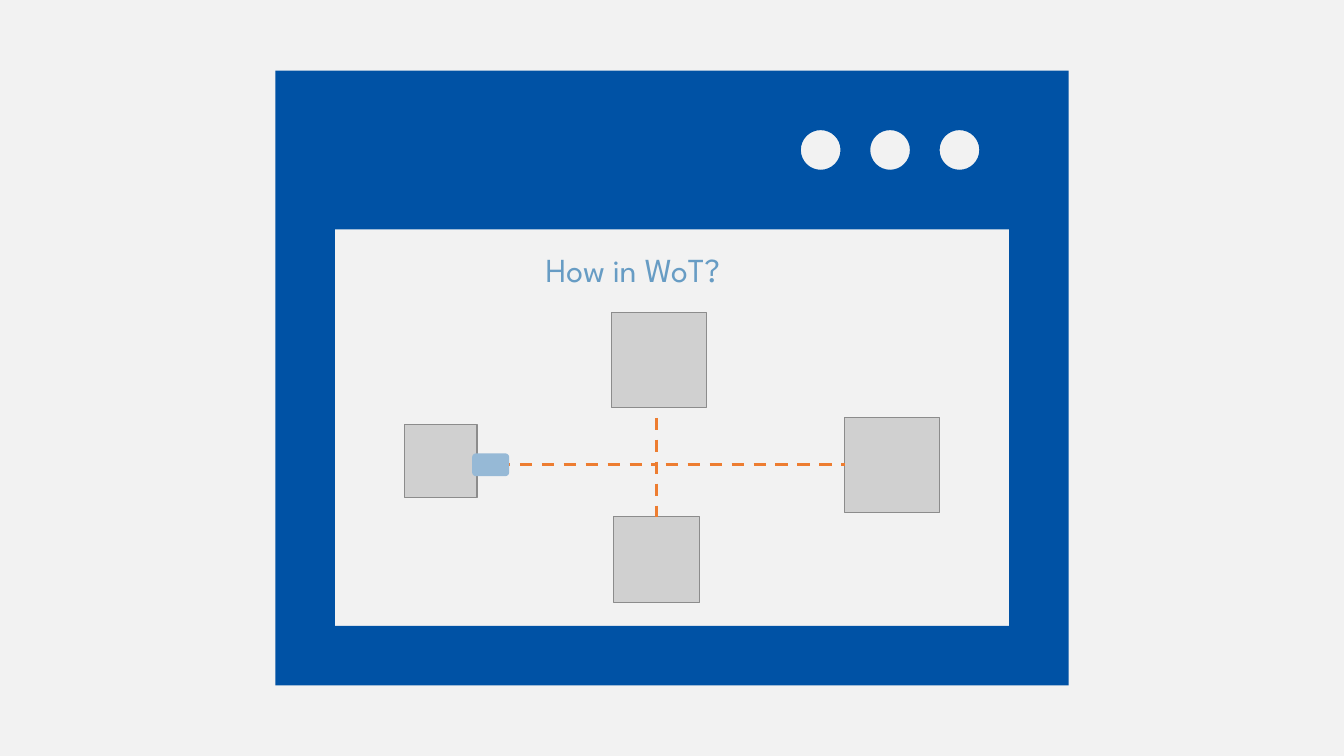
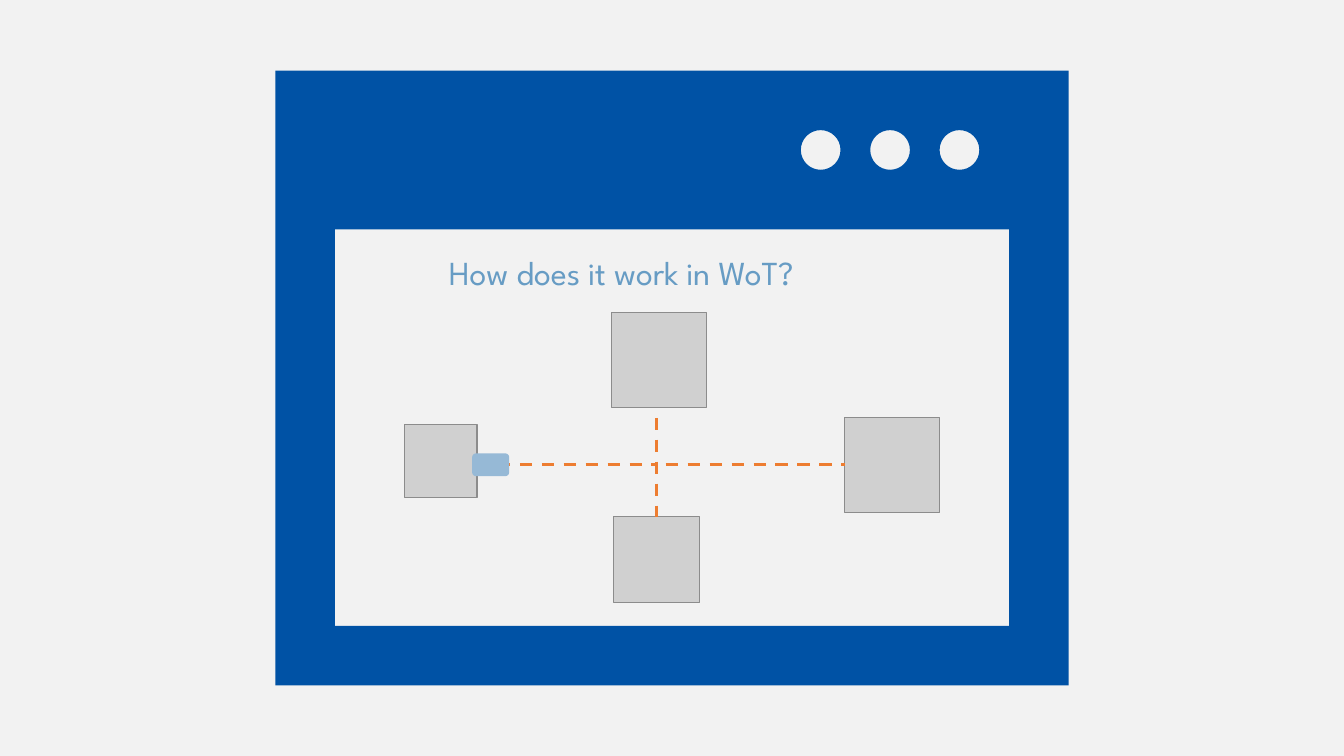
Before and after one commit to w3c/wot-cg, a slide deck: slide 6 of Tutorials/whatiswot/11-Architecture_Patterns/11-Architecture_Patterns.pptx. Drawn at 1344x756 pixels with LibreOffice and Linux fonts; fonts in the diff are those of the drawing; grey boxes stand for pictures. Boxes give left, top, right and bottom in pixels: in the first picture for what was removed or moved away, otherwise in the second. Text is boxed around its words. In the diff, an @@ line names an element or a change of style, - is before the commit and + after.

```diff
--- a/Tutorials/whatiswot/11-Architecture_Patterns/11-Architecture_Patterns.pptx
+++ b/Tutorials/whatiswot/11-Architecture_Patterns/11-Architecture_Patterns.pptx
@@ text at <box>449,262,794,286</box>: text changed @@
-How in WoT?
+How does it work in WoT?
```
Also in this commit, not shown: 10 other slides changed.
